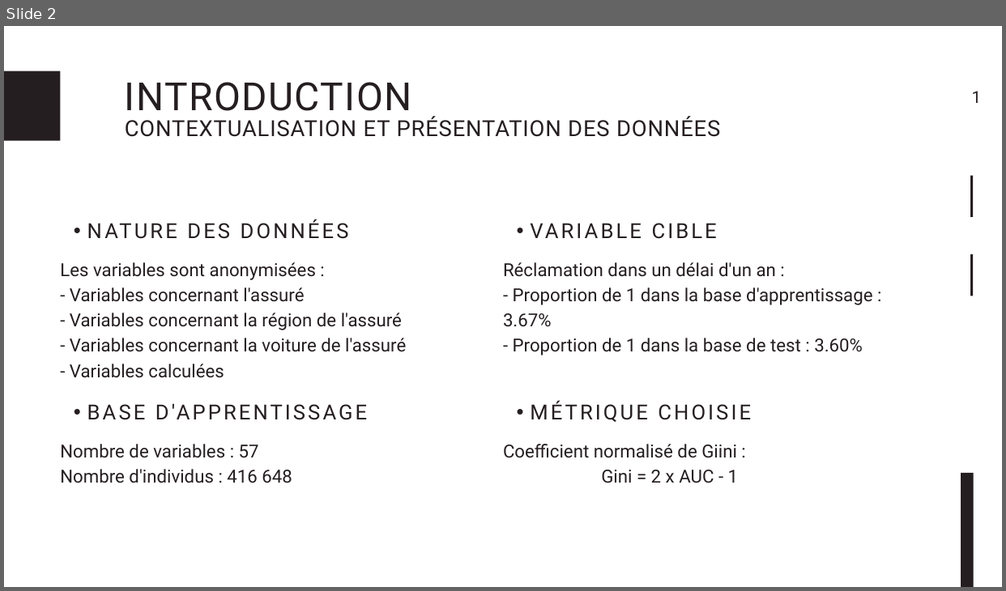
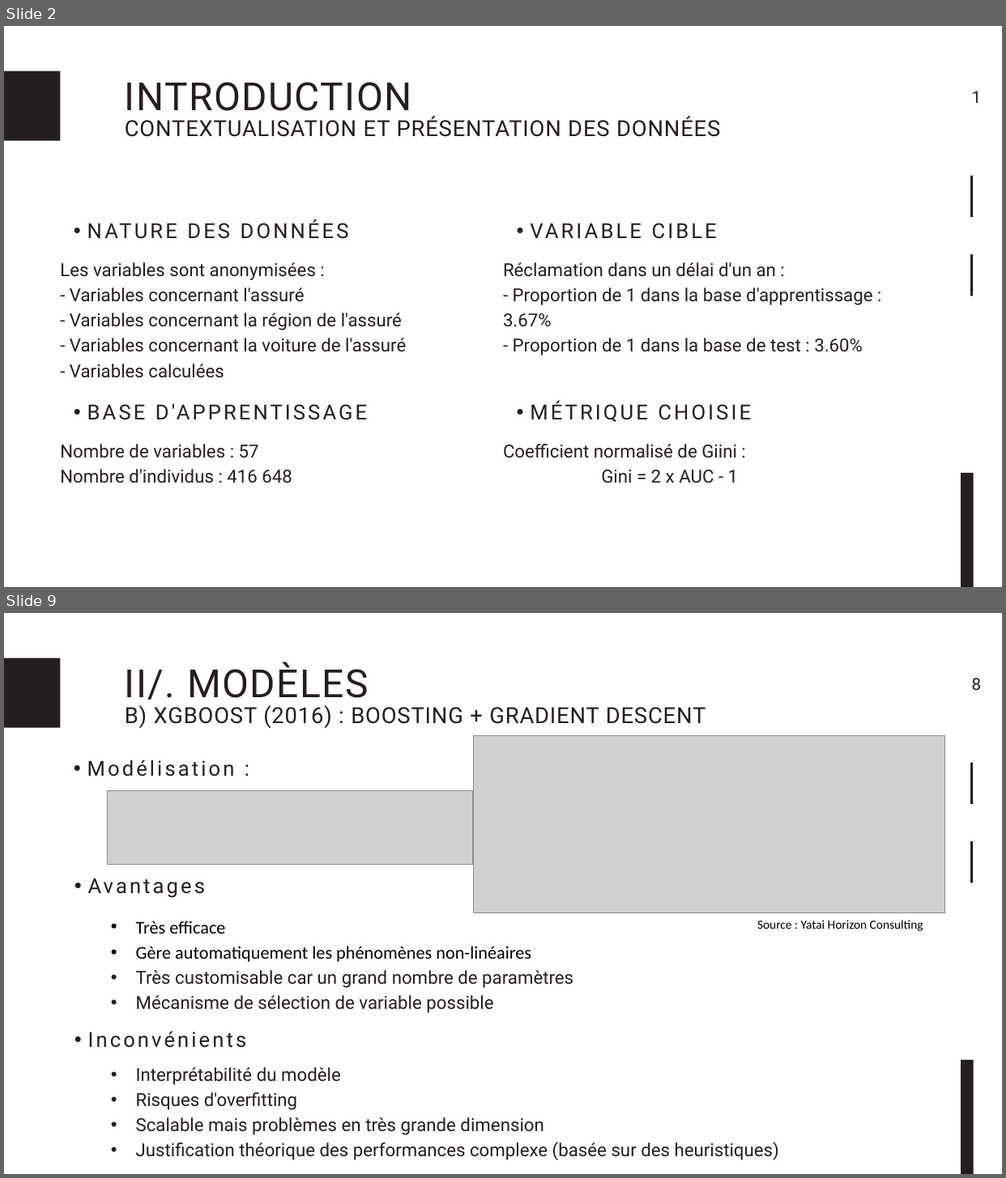
Before and after one commit to Psqrt/projet_ml, a slide deck: presentation/projet_ml.pptx. Shown one above the other, each under a label of ours: slide 2 before the commit, slides 2 and 9 after it; the slides between them are not shown. The pictures are 1006x591 and 1006x1178 pixels, drawn with LibreOffice and Linux fonts; fonts in the diff are those of the drawing; grey boxes stand for pictures. Boxes give left, top, right and bottom in pixels: in the first picture for what was removed or moved away, otherwise in the second. Text is boxed around its words. In the diff, an @@ line names an element or a change of style, - is before the commit and + after.

```diff
--- a/presentation/projet_ml.pptx
+++ b/presentation/projet_ml.pptx
@@ slide 9 added at <box>4,613,1002,1174</box>, background #FFFFFF @@
@@ rectangle added at <box>4,658,60,728</box>, fill #251E20 @@
@@ text added at <box>125,662,368,707</box>, 56 pt, text #251E20 @@
+II/. MODÈLES
@@ text added at <box>972,678,982,691</box>, 24 pt, text #251E20 @@
+8
@@ text added at <box>125,705,706,728</box>, 32 pt, text #251E20 @@
+B) XGBOOST (2016) : BOOSTING + GRADIENT DESCENT
@@ picture added at <box>473,736,945,913</box> @@
@@ text added at <box>87,760,235,777</box>, 30 pt, text #251E20 @@
+  • Modélisation :
@@ rectangle added at <box>970,763,973,804</box>, fill #251E20 @@
@@ picture added at <box>107,790,473,864</box> @@
@@ rectangle added at <box>970,841,973,883</box>, fill #251E20 @@
@@ text added at <box>61,868,845,896</box>, 30 pt, text #251E20 @@
+  • Avantages
@@ text added at <box>136,921,573,1013</box>, 26 pt, text #251E20 @@
+    • Très efficace
+    • Gère automatiquement les phénomènes non-linéaires
+    • Très customisable car un grand nombre de paramètres
+    • Mécanisme de sélection de variable possible
@@ text added at <box>757,920,923,931</box>, 18 pt, text #000000 @@
+Source : Yatai Horizon Consulting
@@ text added at <box>88,1031,247,1048</box>, 30 pt, text #251E20 @@
+  • Inconvénients
@@ text added at <box>136,1067,779,1161</box>, 26 pt, text #251E20 @@
+    • Interprétabilité du modèle
+    • Risques d'overfitting
+    • Scalable mais problèmes en très grande dimension
+    • Justification théorique des performances complexe (basée sur des heuristiques)
@@ rectangle added at <box>961,1060,973,1174</box>, fill #251E20 @@
```
Also in this commit, not shown: 7 slides changed, 3 other slides added, 1 slide removed, 3 other files.
